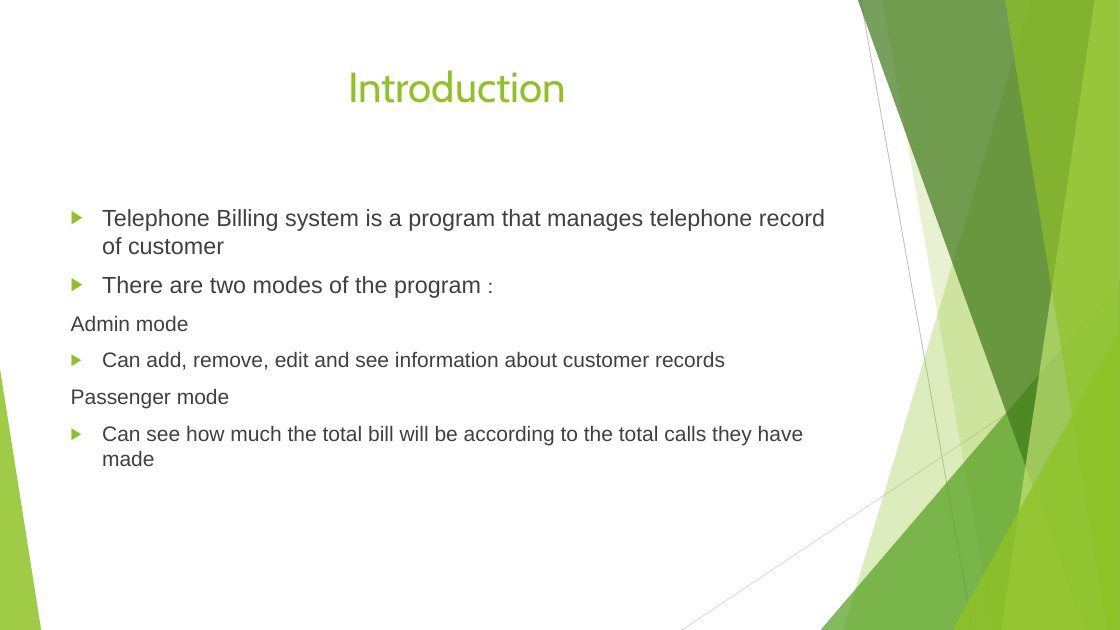
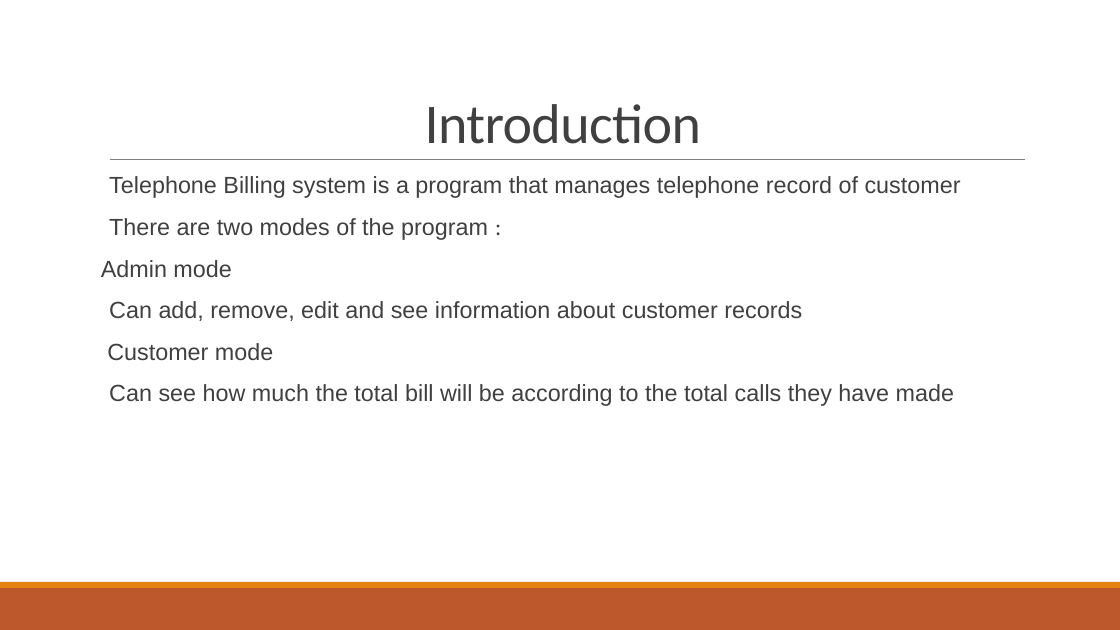
Before and after one commit to no-routine/college, a slide deck: slide 2 of telephone project.pptx. Drawn at 1120x630 pixels with LibreOffice and Linux fonts; fonts in the diff are those of the drawing. Boxes give left, top, right and bottom in pixels: in the first picture for what was removed or moved away, otherwise in the second. Text is boxed around its words. In the diff, an @@ line names an element or a change of style, - is before the commit and + after.

```diff
--- a/telephone project.pptx
+++ b/telephone project.pptx
@@ title "Introduction" moved from (x1=348, y1=70, x2=566, y2=103) to (x1=425, y1=104, x2=701, y2=144) @@
@@ title "Introduction" at (x1=425, y1=104, x2=701, y2=144): size 36 to 48 pt, font Cabin to Calibri, text colour #90C226 to #404040, letter spacing 0 to -0.5 pt; line spacing 1 to 0.85; vertical alignment top to bottom @@
@@ text at (x1=101, y1=176, x2=961, y2=406): font Cabin to Calibri in ":"; size 18 to 20 pt in "Admin mode", "Can add, remove, edit and see information ...", "Can see how much the total bill ..."; bullet ▶ to  ; line spacing 1 to 0.9; more space between paragraphs; bullet colour #90C226 to #E48312 @@
@@ text "Telephone Billing system is a ..." moved from (x1=71, y1=209, x2=825, y2=466) to (x1=101, y1=176, x2=961, y2=406) @@
@@ line added from (110, 160) to (1026, 160), #808080 0.5 pt @@
@@ text at (x1=107, y1=343, x2=273, y2=360): text changed; size 18 to 20 pt @@
-Passenger mode
+Customer mode
@@ group removed at (x1=0, y1=0, x2=1120, y2=630): 5 freeform shapes, 3 triangles, 2 lines @@
@@ rectangle added at (x1=0, y1=588, x2=1120, y2=630), fill #BD582C @@
@@ rectangle added at (x1=0, y1=582, x2=1120, y2=588), fill #E48312 @@
```
Also in this commit, not shown: 2 other slides changed, 4 slides added, 10 slides removed.
